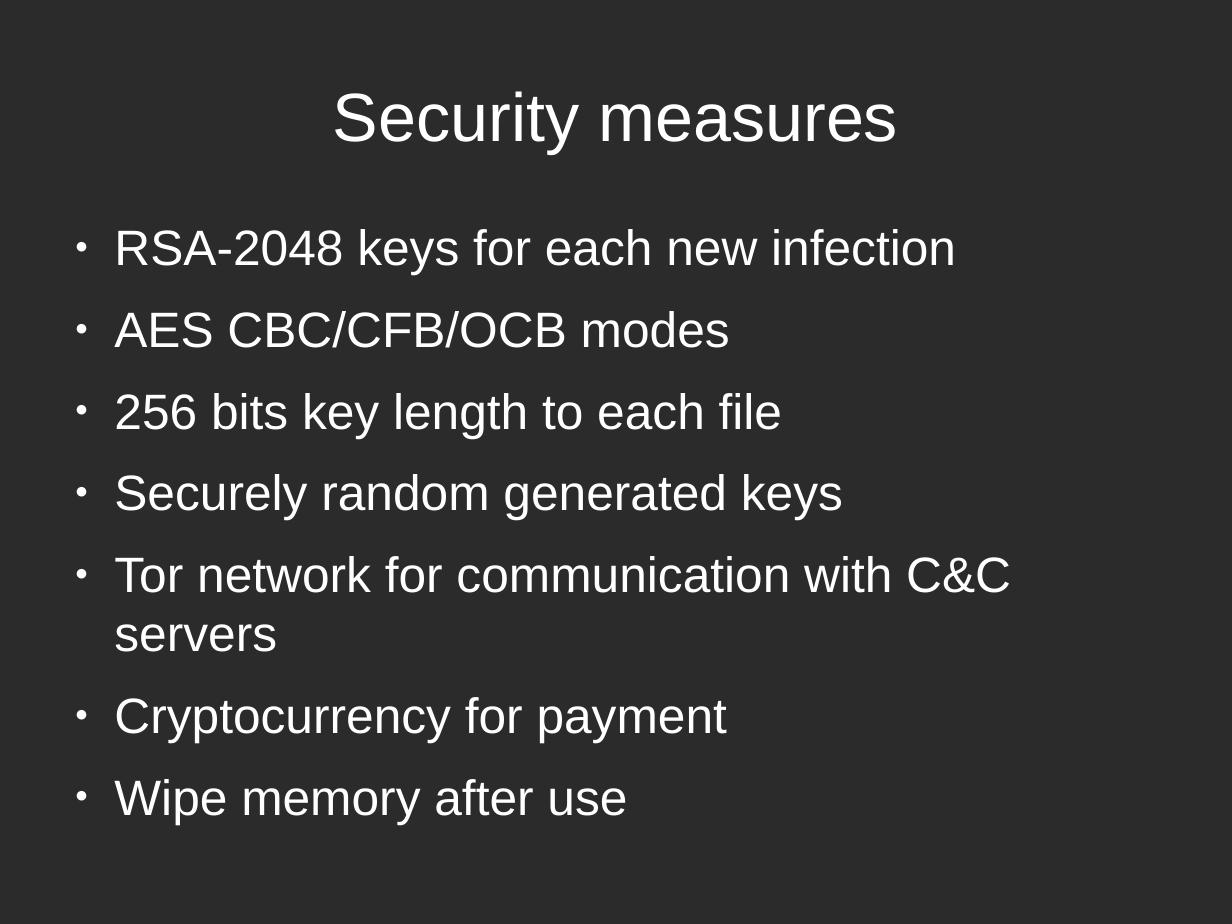
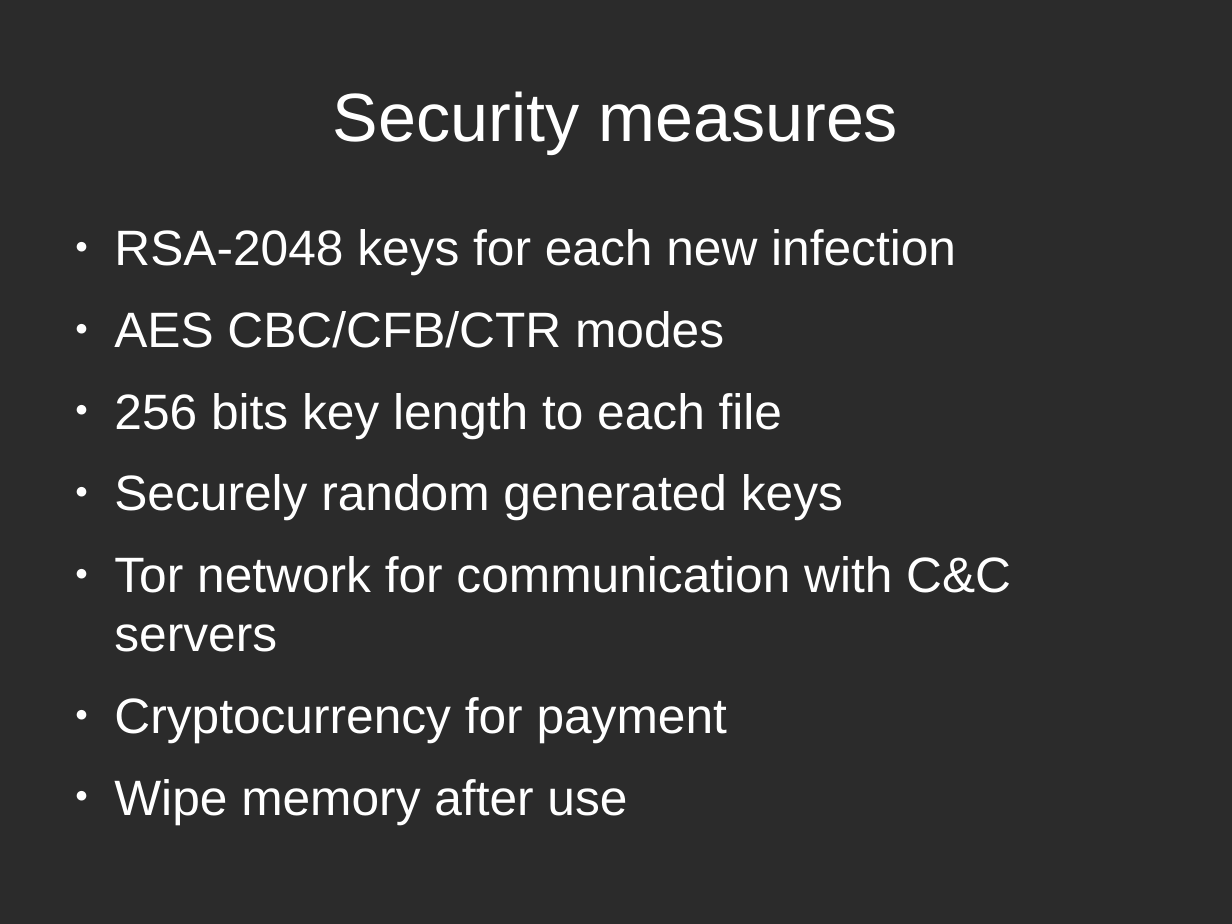
Before and after one commit to tarcisio-marinho/GonnaCry, a slide deck: slide 10 of Python/talk/na_beira_do_rio.odp. Drawn at 1232x924 pixels with LibreOffice and Linux fonts; fonts in the diff are those of the drawing; background and template pictures are left out; a plain dark background stands for a picture behind light text. Boxes give left, top, right and bottom in pixels: in the first picture for what was removed or moved away, otherwise in the second. Text is boxed around its words. In the diff, an @@ line names an element or a change of style, - is before the commit and + after.

```diff
--- a/Python/talk/na_beira_do_rio.odp
+++ b/Python/talk/na_beira_do_rio.odp
@@ text at (114, 311, 724, 348): text changed @@
-● AES CBC/CFB/OCB modes
+● AES CBC/CFB/CTR modes
```
Also in this commit, not shown: 1 other slide changed, 5 other files.
